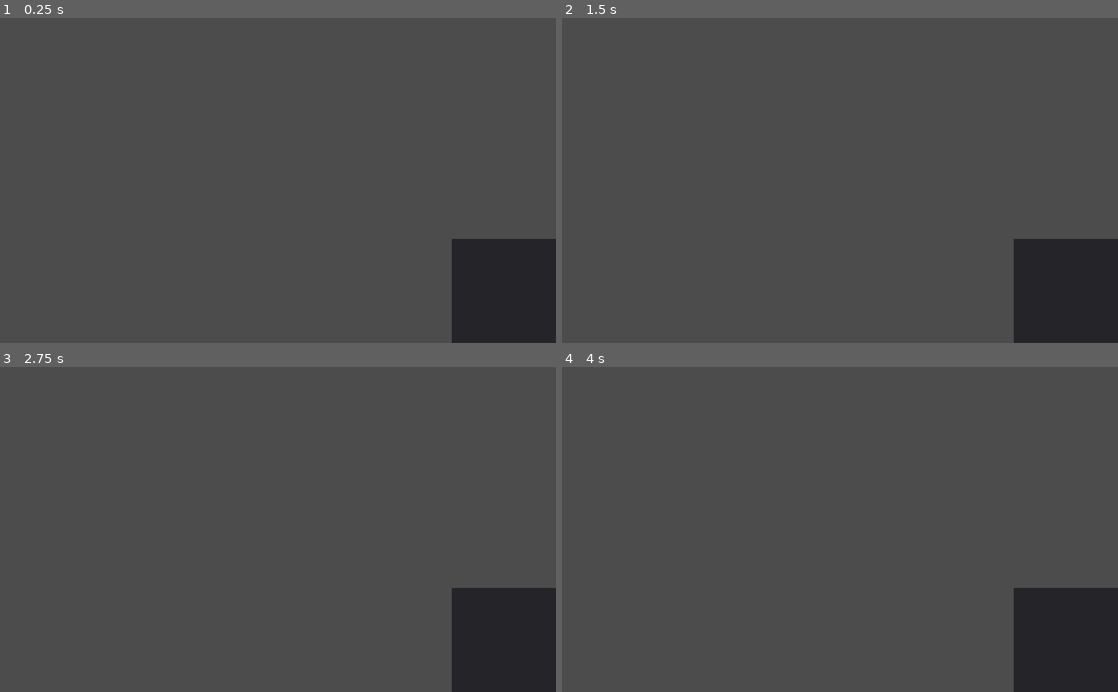
Above: before the commit, frames 1-4 (two rows, left to right).
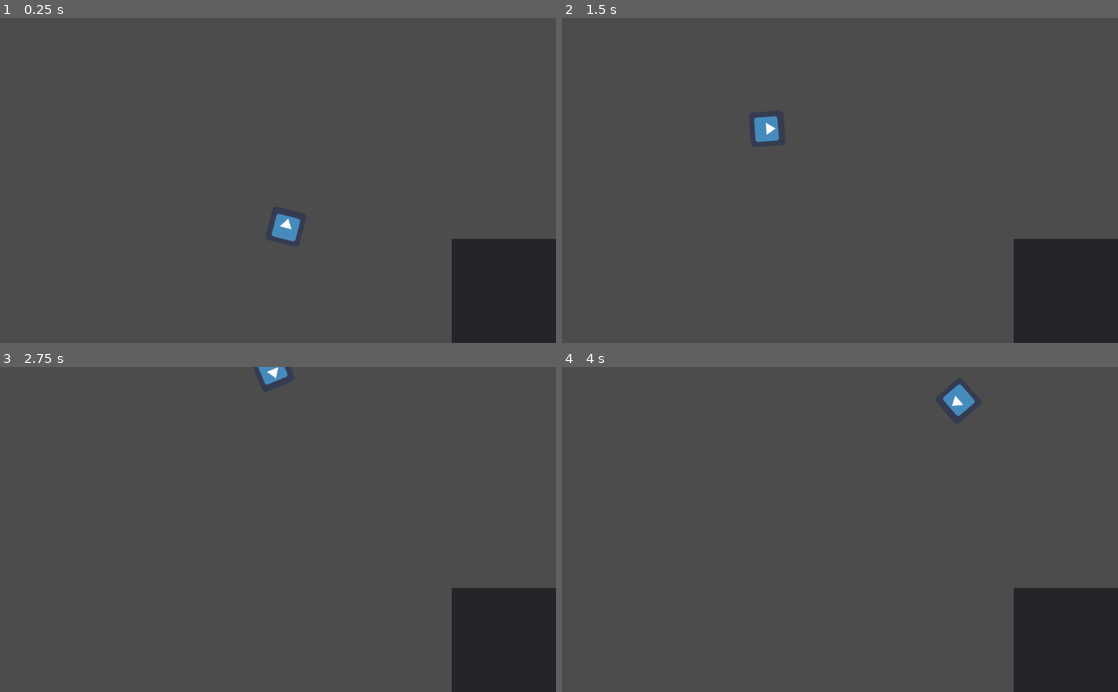
Above: after the commit, the same moments.

Repository: CrispyPin/ld-47
Game: Godot game, scene res://scenes/main.tscn
Two runs of this game, one before a commit and one after it. Both use one fixed random seed, a clock stepped at 60 frames per second and the inputs below. The engine's default icon, where the game draws it, is replaced by a stand-in: a white triangle on a blue panel in a dark square.
Inputs (mouse positions are in pixels of both pictures, inside the frame that each line leads up to):
- Up to frame 1 (0.25 s): no input
- Up to frame 2 (1.5 s): move the mouse to (962, 164) at 0.52 s; press the mouse at (962, 164) at 0.53 s; hold Right (right, bound only before the commit) 0.53-1.28 s; move the mouse to (728, 196) at 1.27 s; release the mouse at (728, 196) at 1.28 s; hold Down (down, bound only before the commit) from 1.28 s (still down); click (728, 196) at 1.35 s
- Up to frame 3 (2.75 s): move the mouse to (333, 458) at 2.02 s; release Down (down, bound only before the commit) at 2.03 s; press the mouse at (333, 458) at 2.03 s; hold Right (right, bound only before the commit) from 2.03 s (still down)
- Up to frame 4 (4 s): move the mouse to (812, 594) at 2.77 s; release Right (right, bound only before the commit) at 2.78 s; release the mouse at (812, 594) at 2.78 s; hold Up (up, bound only before the commit) 2.78-3.53 s; click (812, 594) at 2.85 s; move the mouse to (1006, 578) at 3.52 s; press the mouse at (1006, 578) at 3.53 s; hold Left (left, bound only before the commit) from 3.53 s (still down)

The runs differ from the first frame. In frame 1, 0.3% of the frame differs, in the area x 48-54%, y 60-69%; in frame 2, 0.3%; in frame 3, 0.2%; in frame 4, 0.3%.

Commit message:
403 forbidden

Diff:
--- a/ld-47/project.godot
+++ b/ld-47/project.godot
@@ -16,36 +16,8 @@
 [application]
 
 config/name="ld-47"
-run/main_scene="res://scenes/main.tscn"
+run/main_scene="res://scenes/Main.tscn"
 config/icon="res://icon.png"
-
-[input]
-
-up={
-"deadzone": 0.5,
-"events": [ Object(InputEventKey,"resource_local_to_scene":false,"resource_name":"","device":0,"alt":false,"shift":false,"control":false,"meta":false,"command":false,"pressed":false,"scancode":16777232,"unicode":0,"echo":false,"script":null)
- ]
-}
-down={
-"deadzone": 0.5,
-"events": [ Object(InputEventKey,"resource_local_to_scene":false,"resource_name":"","device":0,"alt":false,"shift":false,"control":false,"meta":false,"command":false,"pressed":false,"scancode":16777234,"unicode":0,"echo":false,"script":null)
- ]
-}
-left={
-"deadzone": 0.5,
-"events": [ Object(InputEventKey,"resource_local_to_scene":false,"resource_name":"","device":0,"alt":false,"shift":false,"control":false,"meta":false,"command":false,"pressed":false,"scancode":16777231,"unicode":0,"echo":false,"script":null)
- ]
-}
-right={
-"deadzone": 0.5,
-"events": [ Object(InputEventKey,"resource_local_to_scene":false,"resource_name":"","device":0,"alt":false,"shift":false,"control":false,"meta":false,"command":false,"pressed":false,"scancode":16777233,"unicode":0,"echo":false,"script":null)
- ]
-}
-addGrapple={
-"deadzone": 0.5,
-"events": [ Object(InputEventMouseButton,"resource_local_to_scene":false,"resource_name":"","device":0,"alt":false,"shift":false,"control":false,"meta":false,"command":false,"button_mask":0,"position":Vector2( 0, 0 ),"global_position":Vector2( 0, 0 ),"factor":1.0,"button_index":1,"pressed":false,"doubleclick":false,"script":null)
- ]
-}
 
 [rendering]
 
--- a/ld-47/scenes/main.tscn
+++ b/ld-47/scenes/main.tscn
@@ -7,6 +7,7 @@
 [node name="GameScene" type="Node"]
 
 [node name="Player" parent="." instance=ExtResource( 1 )]
+position = Vector2( 576, 392 )
 
 [node name="DebugMenu" parent="." instance=ExtResource( 3 )]
 
--- a/ld-47/scripts/TargetSpawner.gd
+++ b/ld-47/scripts/TargetSpawner.gd
@@ -19,12 +19,12 @@
 
 func spawn_first():
 	var new_target = target_scene.instance()
-	new_target.position.y = -generate_ahead
+	new_target.position.y = 0#-generate_ahead
 	new_target.position.x = randi() % track_width
 	targets.append(new_target)
 	new_dist()
 
-func _process(delta):
+func _process(_delta):
 	if targets[-1].position.y - player.position.y < generate_ahead:
 		spawn_target()
 
